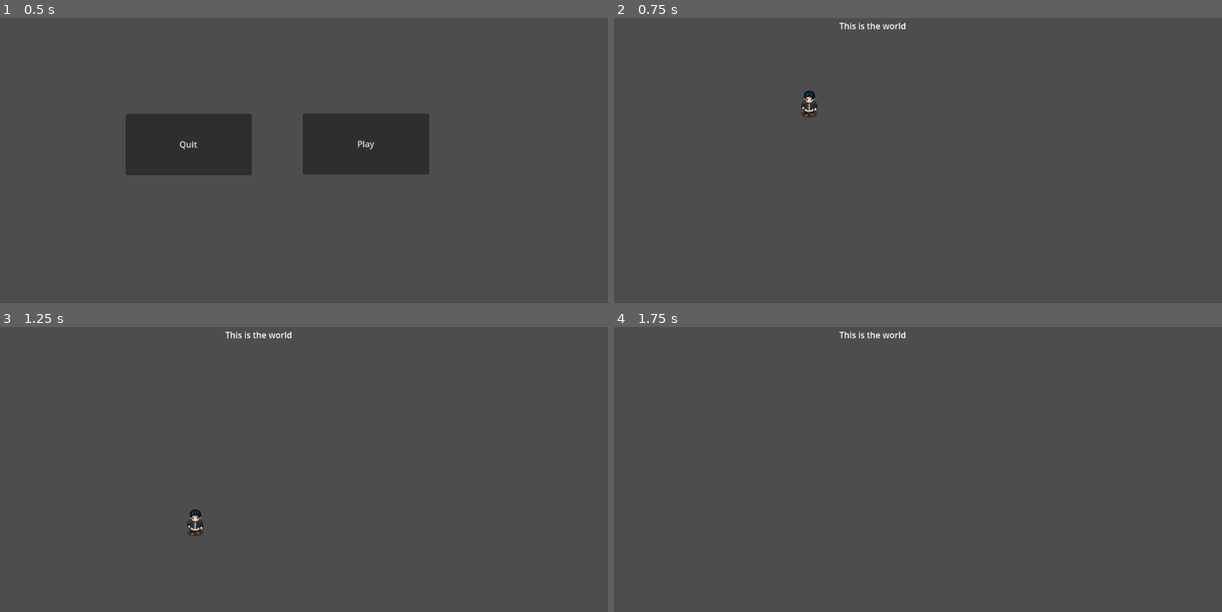
Above: before the commit, frames 1-4 (two rows, left to right).
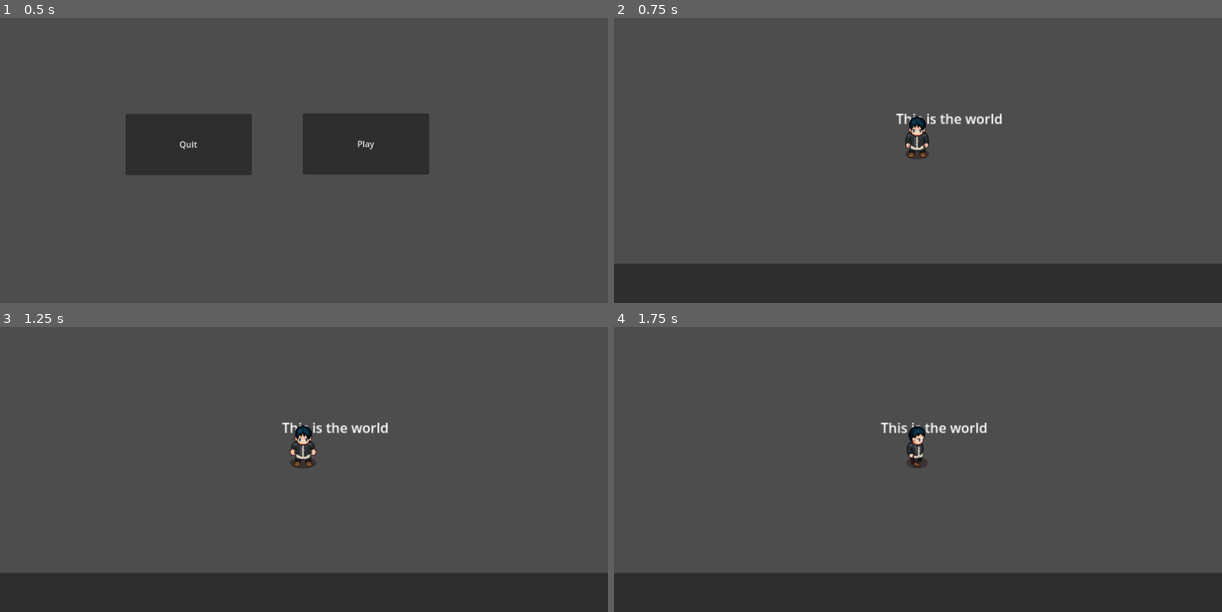
Above: after the commit, the same moments.

Repository: LilymoonW/Game-Jam-Killer-
Game: Godot game, scene res://main.tscn
The game is run twice, just before and just after one commit, with the same random seed, the same clock (stepped at 60 frames per second) and the same inputs.
Inputs:
- Up to frame 1 (0.5 s): no input
- Up to frame 2 (0.75 s): click "Play" at 0.5 s
- Up to frame 3 (1.25 s): no input
- Up to frame 4 (1.75 s): tap Enter (ui_accept) at 1.25, 1.35, 1.52 s; hold Right (ui_right) from 1.28 s (still down)

Frame 1 is identical in both runs. In frame 2, 15% of the frame differs, in the area x 0-100%, y 1-100%; in frame 3, 15%; in frame 4, 14%.

Commit message:
add Character movement

Diff:
--- a/World.tscn
+++ b/World.tscn
@@ -1,15 +1,31 @@
-[gd_scene load_steps=2 format=3 uid="uid://bmisoyu7tx452"]
+[gd_scene load_steps=3 format=3 uid="uid://bmisoyu7tx452"]
 
 [ext_resource type="PackedScene" uid="uid://dlwlmnc7in8fu" path="res://player/Player.tscn" id="1_nebg7"]
+
+[sub_resource type="RectangleShape2D" id="RectangleShape2D_6jbos"]
+size = Vector2(1341.5, 252.375)
 
 [node name="World" type="Node2D"]
 
 [node name="Label" type="Label" parent="."]
-offset_left = 427.0
-offset_top = 110.0
-offset_right = 779.0
-offset_bottom = 266.0
+offset_left = 385.0
+offset_top = 164.0
+offset_right = 737.0
+offset_bottom = 320.0
 text = "This is the world"
 
 [node name="CharacterBody2D" parent="." instance=ExtResource("1_nebg7")]
-position = Vector2(369, 255)
+position = Vector2(410, 198)
+
+[node name="StaticBody2D" type="StaticBody2D" parent="."]
+position = Vector2(692.25, 485)
+
+[node name="CollisionShape2D2" type="CollisionShape2D" parent="StaticBody2D"]
+position = Vector2(-119.25, -12)
+shape = SubResource("RectangleShape2D_6jbos")
+
+[node name="Panel" type="Panel" parent="StaticBody2D/CollisionShape2D2"]
+offset_left = -647.25
+offset_top = -125.0
+offset_right = 526.75
+offset_bottom = 122.0
--- a/player/Player.gd
+++ b/player/Player.gd
@@ -1,28 +1,25 @@
 extends CharacterBody2D
+@onready var anim = get_node("Steve")
+
+@export var SPEED: int = 40
 
 
-const SPEED = 300.0
-const JUMP_VELOCITY = -400.0
+func uptateAnimation():
+	if velocity.length() == 0:
+		anim.play("Idle")
+	else:
+		var direction = "Foward"
+		if velocity.x<0: direction = "Left"
+		elif velocity.x >0: direction = "Right"
+		elif velocity.y<0: direction = "Back"
+		elif velocity.y>0: direction = "Foward"
+		anim.play("Walk " + direction)
 
-# Get the gravity from the project settings to be synced with RigidBody nodes.
-var gravity = ProjectSettings.get_setting("physics/2d/default_gravity")
-
+func handleInput():
+	var direction = Input.get_vector("ui_left", "ui_right", "ui_up", "ui_down")
+	velocity = direction * SPEED
 
 func _physics_process(delta):
-	# Add the gravity.
-	if not is_on_floor():
-		velocity.y += gravity * delta
-
-	# Handle jump.
-	if Input.is_action_just_pressed("ui_accept") and is_on_floor():
-		velocity.y = JUMP_VELOCITY
-
-	# Get the input direction and handle the movement/deceleration.
-	# As good practice, you should replace UI actions with custom gameplay actions.
-	var direction = Input.get_axis("ui_left", "ui_right")
-	if direction:
-		velocity.x = direction * SPEED
-	else:
-		velocity.x = move_toward(velocity.x, 0, SPEED)
-
+	handleInput()
 	move_and_slide()
+	uptateAnimation()
--- a/player/Player.tscn
+++ b/player/Player.tscn
@@ -7,6 +7,14 @@
 radius = 20.0
 height = 60.0
 
+[sub_resource type="AtlasTexture" id="AtlasTexture_luql6"]
+atlas = ExtResource("1_s02l8")
+region = Rect2(0, 128, 64, 64)
+
+[sub_resource type="AtlasTexture" id="AtlasTexture_sx3yj"]
+atlas = ExtResource("1_s02l8")
+region = Rect2(384, 128, 64, 64)
+
 [sub_resource type="AtlasTexture" id="AtlasTexture_si5pb"]
 atlas = ExtResource("1_s02l8")
 region = Rect2(0, 512, 64, 64)
@@ -43,6 +51,42 @@
 atlas = ExtResource("1_s02l8")
 region = Rect2(512, 512, 64, 64)
 
+[sub_resource type="AtlasTexture" id="AtlasTexture_fxi5n"]
+atlas = ExtResource("1_s02l8")
+region = Rect2(512, 640, 64, 64)
+
+[sub_resource type="AtlasTexture" id="AtlasTexture_5l2y8"]
+atlas = ExtResource("1_s02l8")
+region = Rect2(0, 640, 64, 64)
+
+[sub_resource type="AtlasTexture" id="AtlasTexture_ghono"]
+atlas = ExtResource("1_s02l8")
+region = Rect2(64, 640, 64, 64)
+
+[sub_resource type="AtlasTexture" id="AtlasTexture_ntmtx"]
+atlas = ExtResource("1_s02l8")
+region = Rect2(128, 640, 64, 64)
+
+[sub_resource type="AtlasTexture" id="AtlasTexture_a5nok"]
+atlas = ExtResource("1_s02l8")
+region = Rect2(192, 640, 64, 64)
+
+[sub_resource type="AtlasTexture" id="AtlasTexture_crb3o"]
+atlas = ExtResource("1_s02l8")
+region = Rect2(256, 640, 64, 64)
+
+[sub_resource type="AtlasTexture" id="AtlasTexture_cvxrp"]
+atlas = ExtResource("1_s02l8")
+region = Rect2(320, 640, 64, 64)
+
+[sub_resource type="AtlasTexture" id="AtlasTexture_rvbup"]
+atlas = ExtResource("1_s02l8")
+region = Rect2(384, 640, 64, 64)
+
+[sub_resource type="AtlasTexture" id="AtlasTexture_pxy8l"]
+atlas = ExtResource("1_s02l8")
+region = Rect2(448, 640, 64, 64)
+
 [sub_resource type="AtlasTexture" id="AtlasTexture_qlcke"]
 atlas = ExtResource("1_s02l8")
 region = Rect2(0, 576, 64, 64)
@@ -114,45 +158,20 @@
 [sub_resource type="AtlasTexture" id="AtlasTexture_mcifb"]
 atlas = ExtResource("1_s02l8")
 region = Rect2(512, 704, 64, 64)
-
-[sub_resource type="AtlasTexture" id="AtlasTexture_fxi5n"]
-atlas = ExtResource("1_s02l8")
-region = Rect2(512, 640, 64, 64)
-
-[sub_resource type="AtlasTexture" id="AtlasTexture_5l2y8"]
-atlas = ExtResource("1_s02l8")
-region = Rect2(0, 640, 64, 64)
-
-[sub_resource type="AtlasTexture" id="AtlasTexture_ghono"]
-atlas = ExtResource("1_s02l8")
-region = Rect2(64, 640, 64, 64)
-
-[sub_resource type="AtlasTexture" id="AtlasTexture_ntmtx"]
-atlas = ExtResource("1_s02l8")
-region = Rect2(128, 640, 64, 64)
-
-[sub_resource type="AtlasTexture" id="AtlasTexture_a5nok"]
-atlas = ExtResource("1_s02l8")
-region = Rect2(192, 640, 64, 64)
-
-[sub_resource type="AtlasTexture" id="AtlasTexture_crb3o"]
-atlas = ExtResource("1_s02l8")
-region = Rect2(256, 640, 64, 64)
-
-[sub_resource type="AtlasTexture" id="AtlasTexture_cvxrp"]
-atlas = ExtResource("1_s02l8")
-region = Rect2(320, 640, 64, 64)
-
-[sub_resource type="AtlasTexture" id="AtlasTexture_rvbup"]
-atlas = ExtResource("1_s02l8")
-region = Rect2(384, 640, 64, 64)
-
-[sub_resource type="AtlasTexture" id="AtlasTexture_pxy8l"]
-atlas = ExtResource("1_s02l8")
-region = Rect2(448, 640, 64, 64)
 
 [sub_resource type="SpriteFrames" id="SpriteFrames_lvl07"]
 animations = [{
+"frames": [{
+"duration": 1.0,
+"texture": SubResource("AtlasTexture_luql6")
+}, {
+"duration": 1.0,
+"texture": SubResource("AtlasTexture_sx3yj")
+}],
+"loop": true,
+"name": &"Idle",
+"speed": 5.0
+}, {
 "frames": [{
 "duration": 1.0,
 "texture": SubResource("AtlasTexture_si5pb")
@@ -187,6 +206,38 @@
 }, {
 "frames": [{
 "duration": 1.0,
+"texture": SubResource("AtlasTexture_fxi5n")
+}, {
+"duration": 1.0,
+"texture": SubResource("AtlasTexture_5l2y8")
+}, {
+"duration": 1.0,
+"texture": SubResource("AtlasTexture_ghono")
+}, {
+"duration": 1.0,
+"texture": SubResource("AtlasTexture_ntmtx")
+}, {
+"duration": 1.0,
+"texture": SubResource("AtlasTexture_a5nok")
+}, {
+"duration": 1.0,
+"texture": SubResource("AtlasTexture_crb3o")
+}, {
+"duration": 1.0,
+"texture": SubResource("AtlasTexture_cvxrp")
+}, {
+"duration": 1.0,
+"texture": SubResource("AtlasTexture_rvbup")
+}, {
+"duration": 1.0,
+"texture": SubResource("AtlasTexture_pxy8l")
+}],
+"loop": true,
+"name": &"Walk Forward",
+"speed": 7.0
+}, {
+"frames": [{
+"duration": 1.0,
 "texture": SubResource("AtlasTexture_qlcke")
 }, {
 "duration": 1.0,
@@ -248,39 +299,169 @@
 "loop": true,
 "name": &"Walk Right",
 "speed": 7.0
-}, {
-"frames": [{
-"duration": 1.0,
-"texture": SubResource("AtlasTexture_fxi5n")
-}, {
-"duration": 1.0,
-"texture": SubResource("AtlasTexture_5l2y8")
-}, {
-"duration": 1.0,
-"texture": SubResource("AtlasTexture_ghono")
-}, {
-"duration": 1.0,
-"texture": SubResource("AtlasTexture_ntmtx")
-}, {
-"duration": 1.0,
-"texture": SubResource("AtlasTexture_a5nok")
-}, {
-"duration": 1.0,
-"texture": SubResource("AtlasTexture_crb3o")
-}, {
-"duration": 1.0,
-"texture": SubResource("AtlasTexture_cvxrp")
-}, {
-"duration": 1.0,
-"texture": SubResource("AtlasTexture_rvbup")
-}, {
-"duration": 1.0,
-"texture": SubResource("AtlasTexture_pxy8l")
-}],
-"loop": true,
-"name": &"Walk forward",
-"speed": 7.0
 }]
+
+[sub_resource type="Animation" id="Animation_b24s6"]
+resource_name = "Walk Right"
+length = 1.4
+loop_mode = 1
+step = 0.2
+tracks/0/type = "value"
+tracks/0/imported = false
+tracks/0/enabled = true
+tracks/0/path = NodePath(".:frame")
+tracks/0/interp = 1
+tracks/0/loop_wrap = true
+tracks/0/keys = {
+"times": PackedFloat32Array(0, 0.2, 0.4, 0.6, 0.8, 1, 1.2, 1.4),
+"transitions": PackedFloat32Array(1, 1, 1, 1, 1, 1, 1, 1),
+"update": 1,
+"values": [0, 1, 2, 3, 4, 5, 6, 8]
+}
+
+[sub_resource type="Animation" id="Animation_6v3i6"]
+resource_name = "Walk Left"
+length = 1.4
+loop_mode = 1
+step = 0.2
+tracks/0/type = "value"
+tracks/0/imported = false
+tracks/0/enabled = true
+tracks/0/path = NodePath(".:frame")
+tracks/0/interp = 1
+tracks/0/loop_wrap = true
+tracks/0/keys = {
+"times": PackedFloat32Array(0, 0.2, 0.4, 0.6, 0.8, 1, 1.2, 1.4),
+"transitions": PackedFloat32Array(1, 1, 1, 1, 1, 1, 1, 1),
+"update": 1,
+"values": [0, 1, 2, 3, 4, 5, 6, 8]
+}
+
+[sub_resource type="Animation" id="Animation_a8eqp"]
+resource_name = "Walk Foward"
+length = 1.6
+loop_mode = 1
+step = 0.2
+tracks/0/type = "value"
+tracks/0/imported = false
+tracks/0/enabled = true
+tracks/0/path = NodePath(".:animation")
+tracks/0/interp = 1
+tracks/0/loop_wrap = true
+tracks/0/keys = {
+"times": PackedFloat32Array(1.4),
+"transitions": PackedFloat32Array(1),
+"update": 1,
+"values": [&"Walk Forward"]
+}
+tracks/1/type = "value"
+tracks/1/imported = false
+tracks/1/enabled = true
+tracks/1/path = NodePath(".:frame")
+tracks/1/interp = 1
+tracks/1/loop_wrap = true
+tracks/1/keys = {
+"times": PackedFloat32Array(0.2, 0.4, 0.6, 0.8, 1, 1.2),
+"transitions": PackedFloat32Array(1, 1, 1, 1, 1, 1),
+"update": 1,
+"values": [2, 3, 4, 5, 6, 7]
+}
+
+[sub_resource type="Animation" id="Animation_avp6m"]
+resource_name = "Walk Back"
+length = 1.9
+loop_mode = 1
+step = 0.2
+tracks/0/type = "value"
+tracks/0/imported = false
+tracks/0/enabled = true
+tracks/0/path = NodePath(".:animation")
+tracks/0/interp = 1
+tracks/0/loop_wrap = true
+tracks/0/keys = {
+"times": PackedFloat32Array(0.2),
+"transitions": PackedFloat32Array(1),
+"update": 1,
+"values": [&"Walk Back"]
+}
+tracks/1/type = "value"
+tracks/1/imported = false
+tracks/1/enabled = true
+tracks/1/path = NodePath(".:frame")
+tracks/1/interp = 1
+tracks/1/loop_wrap = true
+tracks/1/keys = {
+"times": PackedFloat32Array(-0.2, 0, 0.2, 0.4, 0.6, 0.8, 1, 1.2, 1.4, 1.6),
+"transitions": PackedFloat32Array(1, 1, 1, 1, 1, 1, 1, 1, 1, 1),
+"update": 1,
+"values": [0, 1, 1, 2, 3, 4, 5, 6, 7, 8]
+}
+
+[sub_resource type="Animation" id="Animation_d6a17"]
+resource_name = "Idle"
+length = 0.2
+loop_mode = 1
+tracks/0/type = "value"
+tracks/0/imported = false
+tracks/0/enabled = true
+tracks/0/path = NodePath(".:animation")
+tracks/0/interp = 1
+tracks/0/loop_wrap = true
+tracks/0/keys = {
+"times": PackedFloat32Array(0),
+"transitions": PackedFloat32Array(1),
+"update": 1,
+"values": [&"Idle"]
+}
+tracks/1/type = "value"
+tracks/1/imported = false
+tracks/1/enabled = true
+tracks/1/path = NodePath(".:frame")
+tracks/1/interp = 1
+tracks/1/loop_wrap = true
+tracks/1/keys = {
+"times": PackedFloat32Array(0, 0.1),
+"transitions": PackedFloat32Array(1, 1),
+"update": 1,
+"values": [0, 1]
+}
+
+[sub_resource type="Animation" id="Animation_cfuqo"]
+length = 0.001
+tracks/0/type = "value"
+tracks/0/imported = false
+tracks/0/enabled = true
+tracks/0/path = NodePath(".:animation")
+tracks/0/interp = 1
+tracks/0/loop_wrap = true
+tracks/0/keys = {
+"times": PackedFloat32Array(0),
+"transitions": PackedFloat32Array(1),
+"update": 1,
+"values": [&"Idle"]
+}
+tracks/1/type = "value"
+tracks/1/imported = false
+tracks/1/enabled = true
+tracks/1/path = NodePath(".:frame")
+tracks/1/interp = 1
+tracks/1/loop_wrap = true
+tracks/1/keys = {
+"times": PackedFloat32Array(0),
+"transitions": PackedFloat32Array(1),
+"update": 1,
+"values": [0]
+}
+
+[sub_resource type="AnimationLibrary" id="AnimationLibrary_dv7gh"]
+_data = {
+"Idle": SubResource("Animation_d6a17"),
+"RESET": SubResource("Animation_cfuqo"),
+"Walk Back": SubResource("Animation_avp6m"),
+"Walk Foward": SubResource("Animation_a8eqp"),
+"Walk Left": SubResource("Animation_6v3i6"),
+"Walk Right": SubResource("Animation_b24s6")
+}
 
 [node name="player" type="CharacterBody2D"]
 script = ExtResource("1_c71y2")
@@ -288,7 +469,19 @@
 [node name="CollisionShape2D" type="CollisionShape2D" parent="."]
 shape = SubResource("CapsuleShape2D_gkpls")
 
-[node name="AnimatedSprite2D" type="AnimatedSprite2D" parent="CollisionShape2D"]
+[node name="Steve" type="AnimatedSprite2D" parent="."]
+position = Vector2(0, -6)
+scale = Vector2(0.9375, 1)
+sprite_frames = SubResource("SpriteFrames_lvl07")
+animation = &"Idle"
+
+[node name="Camera2D" type="Camera2D" parent="."]
 position = Vector2(1, -6)
-sprite_frames = SubResource("SpriteFrames_lvl07")
-animation = &"Walk forward"
+zoom = Vector2(1.6, 1.6)
+
+[node name="AnimationPlayer" type="AnimationPlayer" parent="."]
+root_node = NodePath("../Steve")
+libraries = {
+"": SubResource("AnimationLibrary_dv7gh")
+}
+autoplay = "Walk Foward"
Not shown: 1 places in player/Player.tscn that only renumber resources
